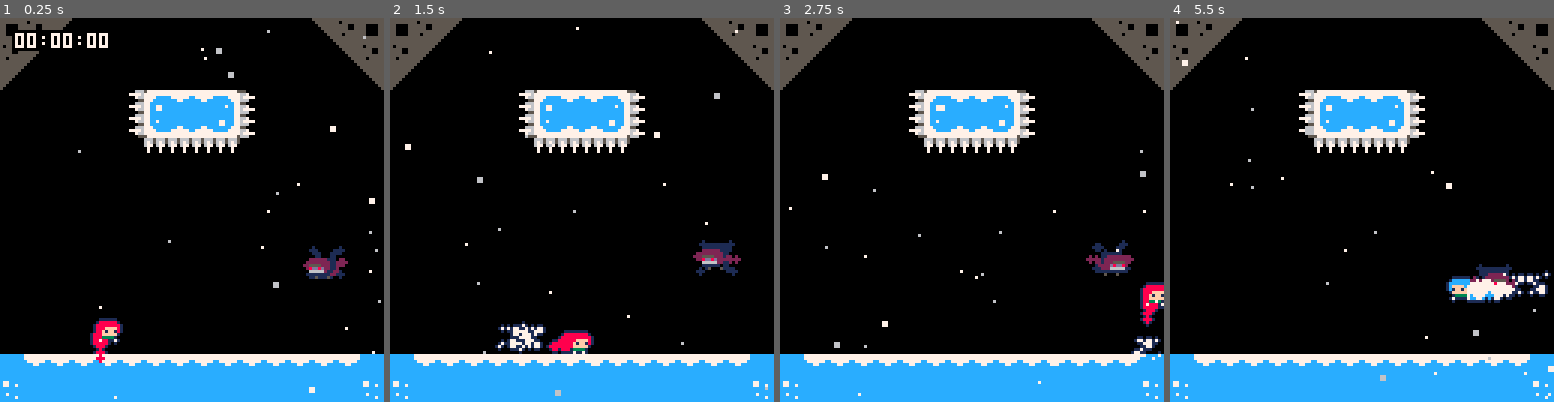
Above: before the commit, frames 1-4 (left to right).
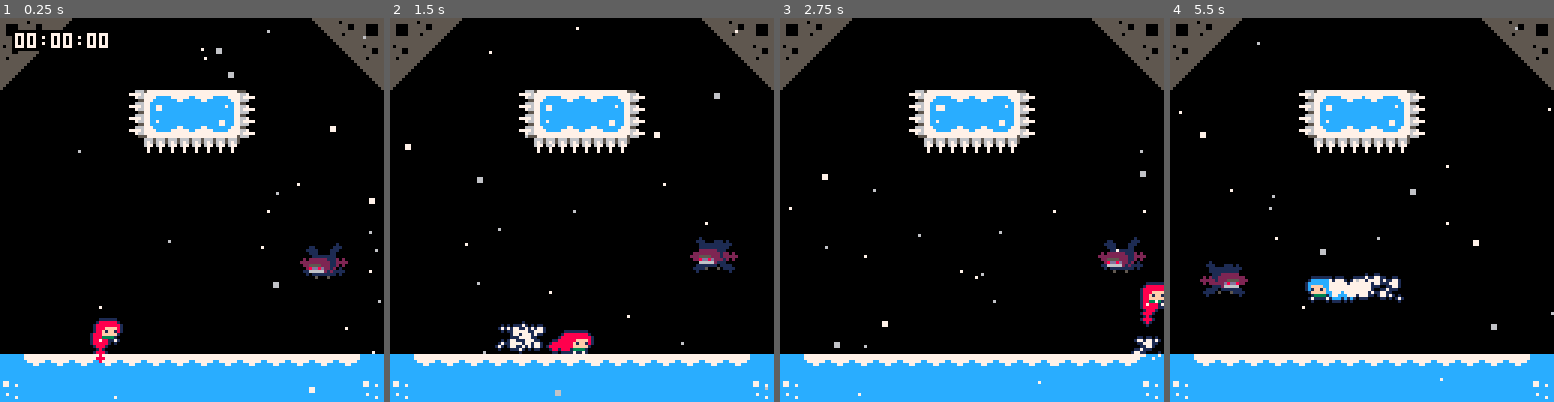
Above: after the commit, the same moments.

Repository: CelesteClassic/newleste.p8
Game: PICO-8 cartridge reflection.p8
Same seed, same stepped clock (60 frames per second), same inputs: the game is played once before the commit and once after it.
Inputs:
- Up to frame 1 (0.25 s): no input
- Up to frame 2 (1.5 s): tap X (X key) at 0.33, 1.07 s; tap O (Z key) at 0.7 s
- Up to frame 3 (2.75 s): hold Right 1.6-2.1 s; tap O (Z key) at 1.7, 2.1, 2.5 s; tap X (X key) at 1.85 s; hold Up 2.15-2.42 s; hold Right from 2.47 s (still down)
- Up to frame 4 (5.5 s): tap O (Z key) every 0.4 s from 2.9 to 5.3 s; tap X (X key) at 2.97, 4.08, 5.2 s; release Right at 3.03 s; hold Left 3.08-3.58 s; hold Down 3.63-3.97 s; hold Right 4.02-4.68 s; hold Up 4.73-5.03 s; hold Left from 5.08 s (still down)

The runs differ from the first frame. In frame 1, 0.3% of the frame differs, in the area x 78-90%, y 58-68%; in frame 2, 0.4%; in frame 3, 0.8%; in frame 4, 4.3%, in the area x 1-100%, y 0-99%.

Commit message:
move hitbox during static movement

Diff:
--- a/reflection.p8
+++ b/reflection.p8
@@ -1010,17 +1010,19 @@
     this.outline=false
     this.off=0
     this.target_x,this.target_y=this.x,this.y
+    this.rx,this.ry=this.x,this.y
     --this.hitbox=rectangle(-4,-2,16,12)
     b=this
   end,
   update=function(this)
+    this.x,this.y=round(this.rx+4*sin(2*this.off)),round(this.ry+4*sin(this.off))
     if this.freeze>0 then
       this.freeze-=1
     else
-      if this.x!=this.target_x or this.y!=this.target_y then
-        this.spd=vector((this.target_x-this.x)*0.2,(this.target_y-this.y)*0.2)
+      if round(this.rx)!=this.target_x or round(this.ry)!=this.target_y then
+        this.rx+=0.2*(this.target_x-this.rx)
+        this.ry+=0.2*(this.target_y-this.ry)
       else
-        this.spd=vector(0,0)
         local hit=this.player_here()
         if hit then
           if this.next_node>#this.nodes then
@@ -1072,21 +1074,21 @@
         end
       end
     end)
-    this.draw_x,this.draw_y=this.x+4*sin(2*this.off)+0.5,this.y+4*sin(this.off)+0.5
+    --this.draw_x,this.draw_y=this.x+4*sin(2*this.off)+0.5,this.y+4*sin(this.off)+0.5
     badehair(this,1,-0.1)
     badehair(this,1,-0.4)
     badehair(this,2,0)
     badehair(this,2,0.5)
     badehair(this,1,0.125)
     badehair(this,1,0.375)
-    spr(74,this.draw_x,this.draw_y,1,1,this.flipx)
+    spr(74,this.x,this.y,1,1,this.flipx)
     pal()
   end
 }
 
 function badehair(obj,c,a)
  for h=0,4 do
-  circfill(obj.draw_x+(obj.flipx and 2 or 6)+1.6*h*cos(a),obj.draw_y+3+1.6*h*sin(a)+(obj.freeze>0 and 0 or sin((frames+3*h+4*a)/15)),max(1,min(2,3-h)),c)
+  circfill(obj.x+(obj.flipx and 2 or 6)+1.6*h*cos(a),obj.y+3+1.6*h*sin(a)+(obj.freeze>0 and 0 or sin((frames+3*h+4*a)/15)),max(1,min(2,3-h)),c)
  end
 end
 
